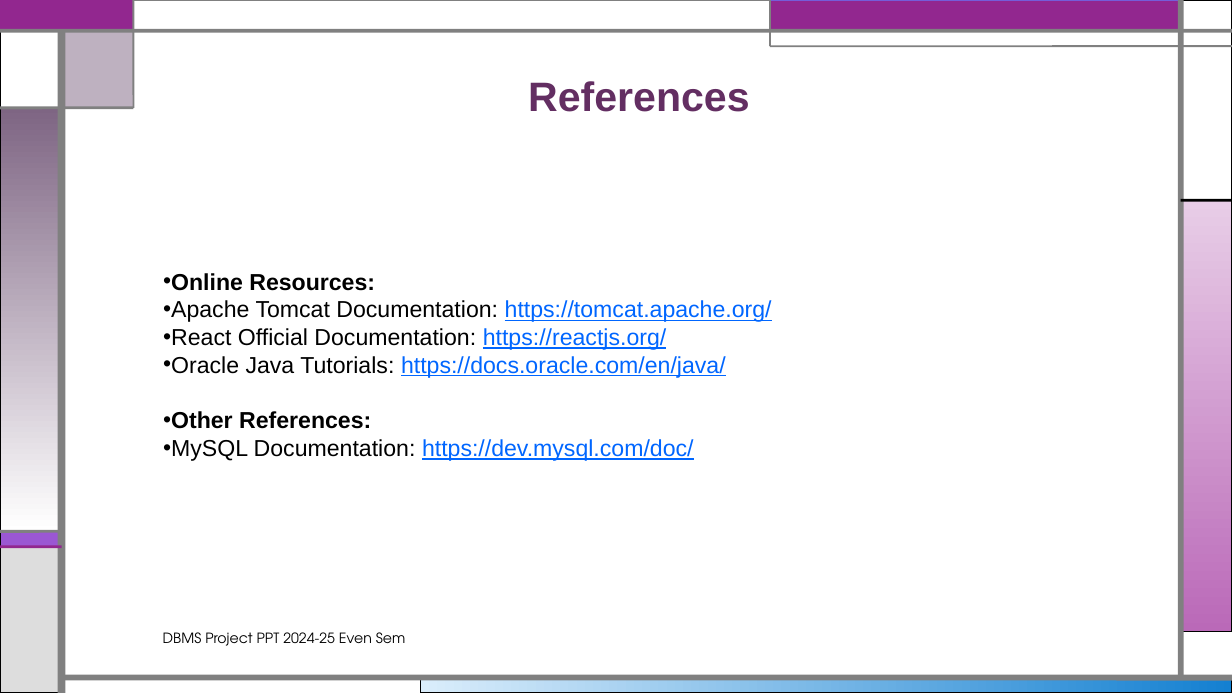
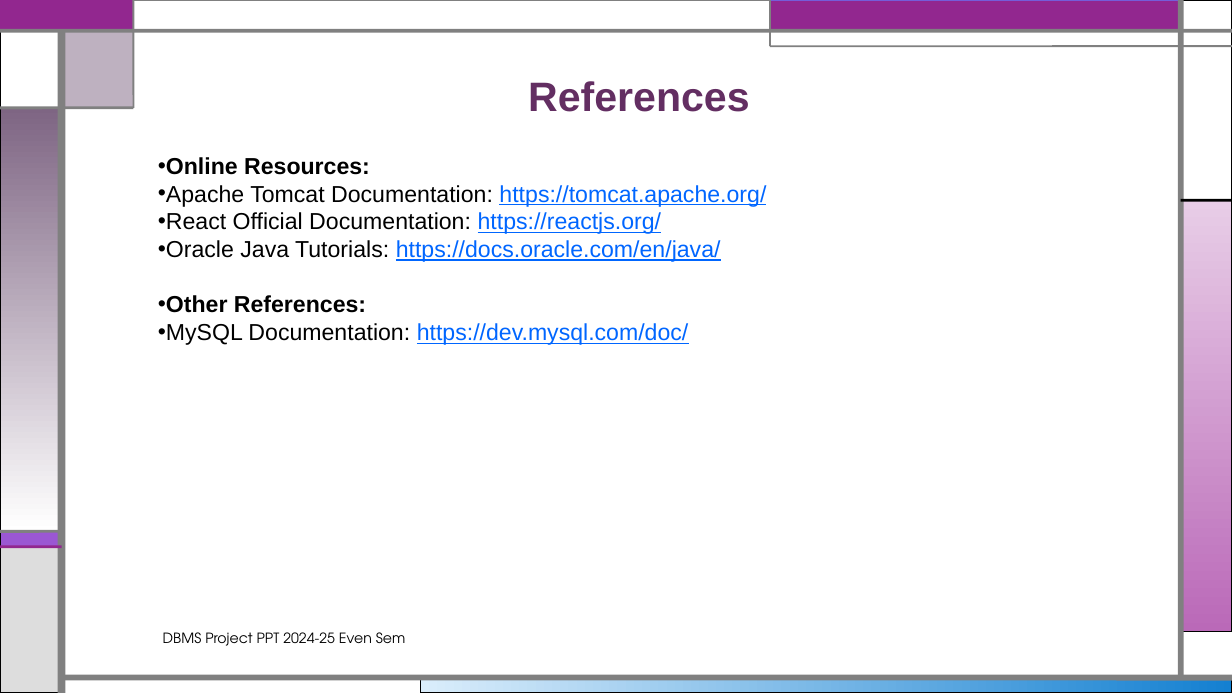
Before and after one commit to Drishay/CollegeProjects, a slide deck: slide 11 of DBMS-Project/others-details/Presentation-001.pptx. Drawn at 1232x693 pixels with LibreOffice and Linux fonts; fonts in the diff are those of the drawing. Boxes give left, top, right and bottom in pixels: in the first picture for what was removed or moved away, otherwise in the second. Text is boxed around its words. In the diff, an @@ line names an element or a change of style, - is before the commit and + after.

```diff
--- a/DBMS-Project/others-details/Presentation-001.pptx
+++ b/DBMS-Project/others-details/Presentation-001.pptx
@@ text "Online Resources:": place and size @@
-text "Online Resources:" at bbox=[163, 273, 772, 461]
+text "Online Resources:" at bbox=[158, 157, 766, 345]
```
Also in this commit, not shown: 6 other slides changed, 3 slides added, 9 other files.
